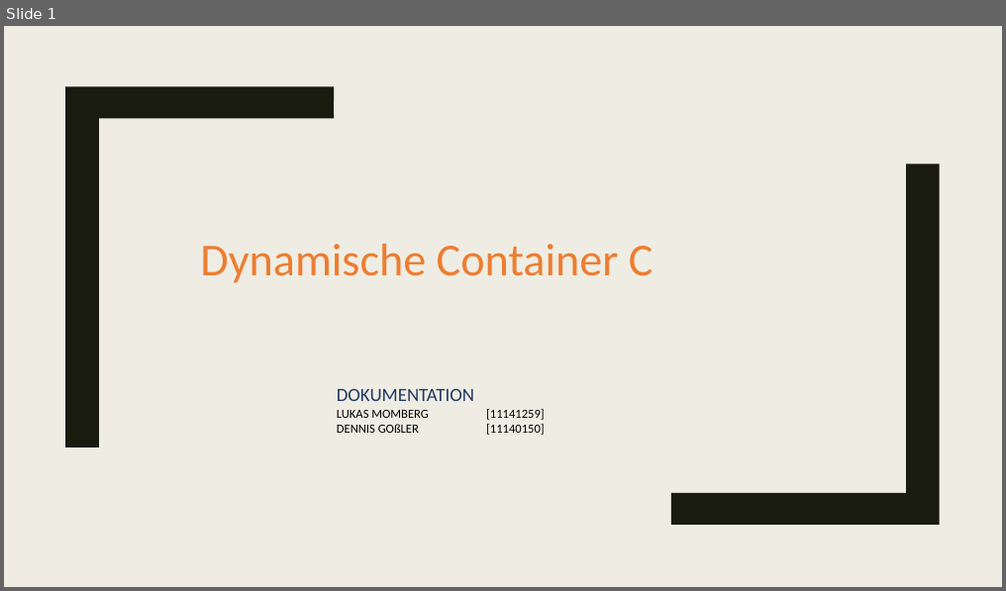
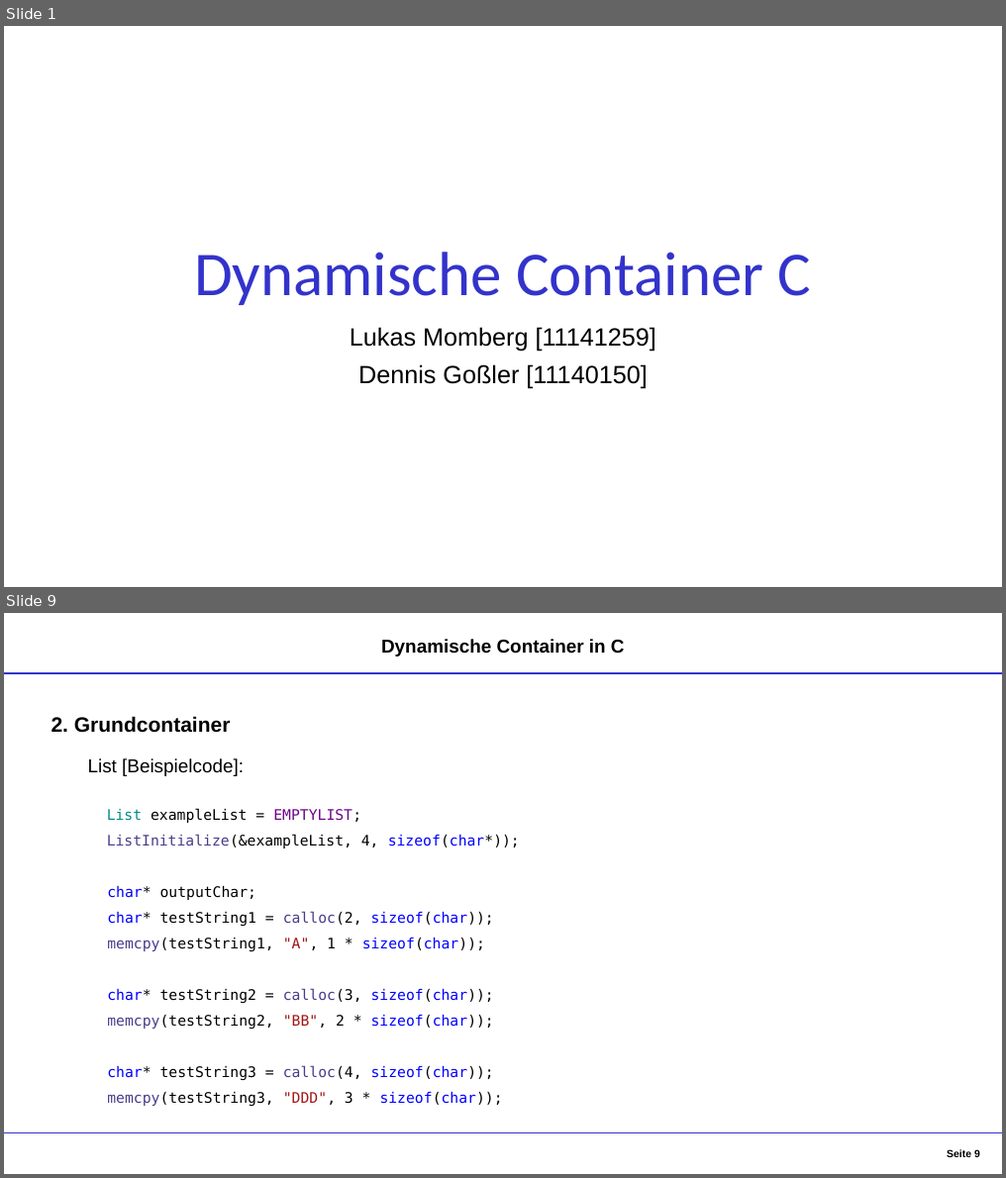
Before and after one commit to DennisGoss99/InPr_DynamicCollections, a slide deck: Dokumentation/Container - Präsentation.pptx. Shown one above the other, each under a label of ours: slide 1 before the commit, slides 1 and 9 after it; the slides between them are not shown. The pictures are 1006x591 and 1006x1178 pixels, drawn with LibreOffice and Linux fonts; fonts in the diff are those of the drawing. Boxes give left, top, right and bottom in pixels: in the first picture for what was removed or moved away, otherwise in the second. Text is boxed around its words. In the diff, an @@ line names an element or a change of style, - is before the commit and + after.

```diff
--- a/Dokumentation/Container - Präsentation.pptx
+++ b/Dokumentation/Container - Präsentation.pptx
@@ slide 9 added at bbox=[4, 613, 1002, 1174], background #FFFFFF @@
@@ text added at bbox=[381, 639, 625, 657], 18 pt, text #000000, bold @@
+Dynamische Container in C
@@ line added from (4, 673) to (1002, 673), #3333CC 1.25 pt @@
@@ text added at bbox=[52, 716, 231, 733], 20 pt, text #000000, bold @@
+2. Grundcontainer
@@ text added at bbox=[88, 759, 244, 776], 18 pt, text #000000 @@
+List [Beispielcode]:
@@ text added at bbox=[107, 808, 520, 1106], 14 pt, text #000000 @@
+List exampleList = EMPTYLIST;
+ListInitialize(&exampleList, 4, sizeof(char*));
+char* outputChar;
+char* testString1 = calloc(2, sizeof(char));
+memcpy(testString1, "A", 1 * sizeof(char));
+char* testString2 = calloc(3, sizeof(char));
+memcpy(testString2, "BB", 2 * sizeof(char));
+char* testString3 = calloc(4, sizeof(char));
+memcpy(testString3, "DDD", 3 * sizeof(char));
@@ line added from (4, 1134) to (1002, 1134), #3333CC 1.25 pt @@
@@ page number added at bbox=[946, 1150, 980, 1160], 10 pt, text #000000, bold @@
+Seite 9
@@ slide 1 changed as well @@
@@ background #EFEDE3 to #FFFFFF @@
@@ freeform shape removed at bbox=[65, 86, 334, 448] @@
@@ title "Dynamische Container C": place and size @@
-title "Dynamische Container C" at bbox=[200, 244, 653, 283]
+title "Dynamische Container C" at bbox=[194, 252, 812, 305]
@@ title "Dynamische Container C" at bbox=[194, 252, 812, 305]: size 44 to 60 pt, text colour #ED7D31 to #3333CC; alignment left to centre; line spacing 1 to 0.9; vertical alignment middle to bottom @@
@@ freeform shape removed at bbox=[672, 164, 940, 525] @@
@@ subtitle at bbox=[350, 327, 656, 388]: text changed; size 12 to 24 pt; font Calibri to Arial @@
-DOKUMENTATION
-LUKAS MOMBERG [11141259]
-DENNIS GOßLER [11140150]
+Lukas Momberg [11141259]
+Dennis Goßler [11140150]
```
Also in this commit, not shown: 11 other slides added, 13 slides removed.
